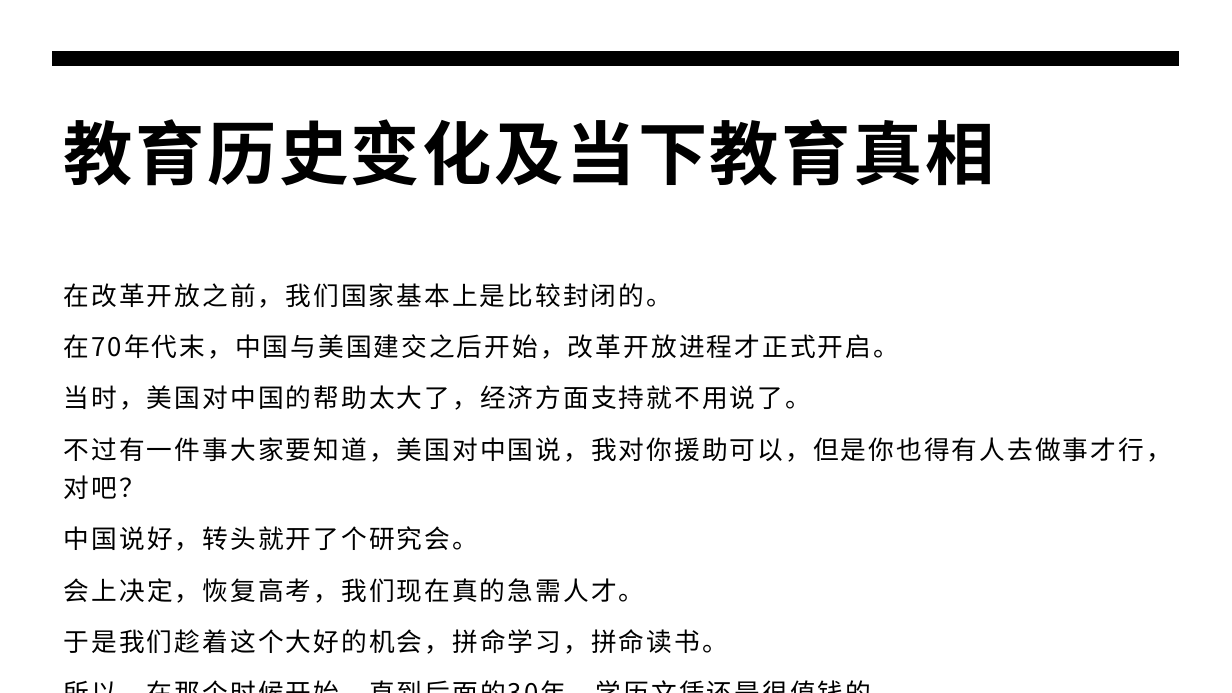
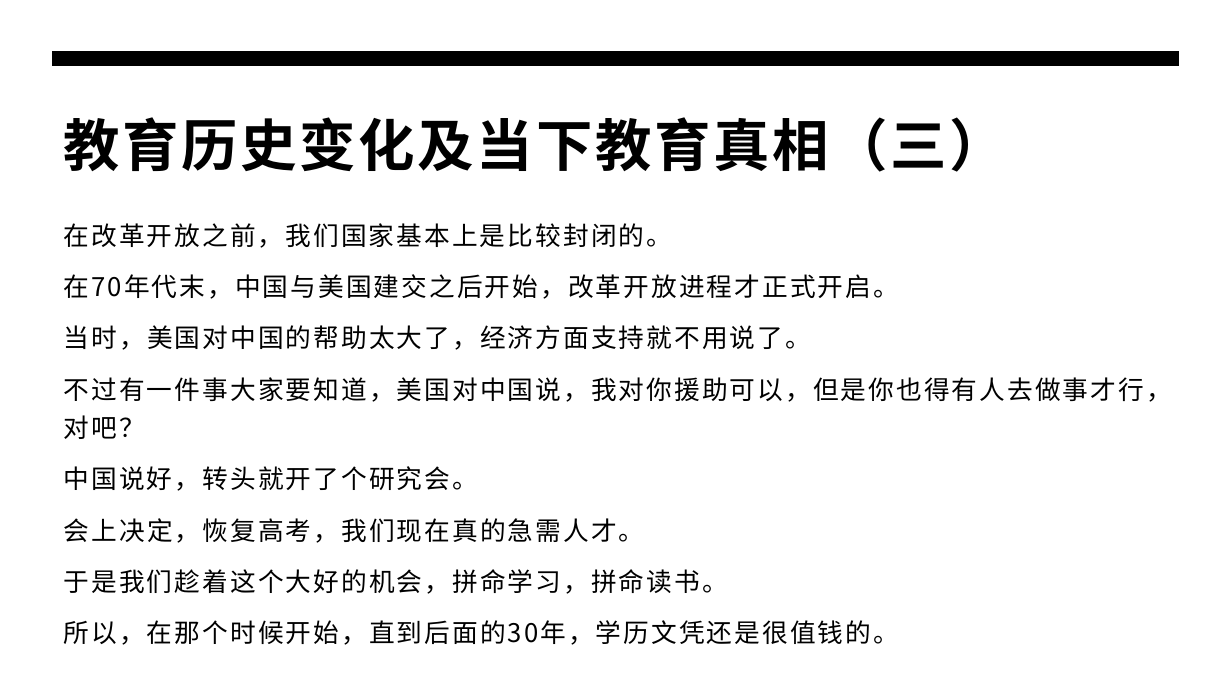
Before and after one commit to panxibei/writing, a slide deck: slide 8 of 44_心理学/24_浥尘伙伴社团原创：浥尘智慧家长课堂/智慧家长课堂.pptx (slide 6 before the commit). Drawn at 1232x693 pixels with LibreOffice and Linux fonts; fonts in the diff are those of the drawing. Boxes give left, top, right and bottom in pixels: in the first picture for what was removed or moved away, otherwise in the second. Text is boxed around its words. In the diff, an @@ line names an element or a change of style, - is before the commit and + after.

```diff
--- a/44_心理学/24_浥尘伙伴社团原创：浥尘智慧家长课堂/智慧家长课堂.pptx
+++ b/44_心理学/24_浥尘伙伴社团原创：浥尘智慧家长课堂/智慧家长课堂.pptx
@@ title at (x1=64, y1=117, x2=1006, y2=172): text changed; size 54 to 44 pt @@
-教育历史变化及当下教育真相
+教育历史变化及当下教育真相（三）
@@ text "在改革开放之前，我们国家基本上是比较封闭的。" rewrapped from (x1=64, y1=283, x2=1172, y2=654) to (x1=64, y1=223, x2=1172, y2=645) @@
```
Also in this commit, not shown: 24 other slides changed, 6 slides added, 3 slides removed, 1 other file.
